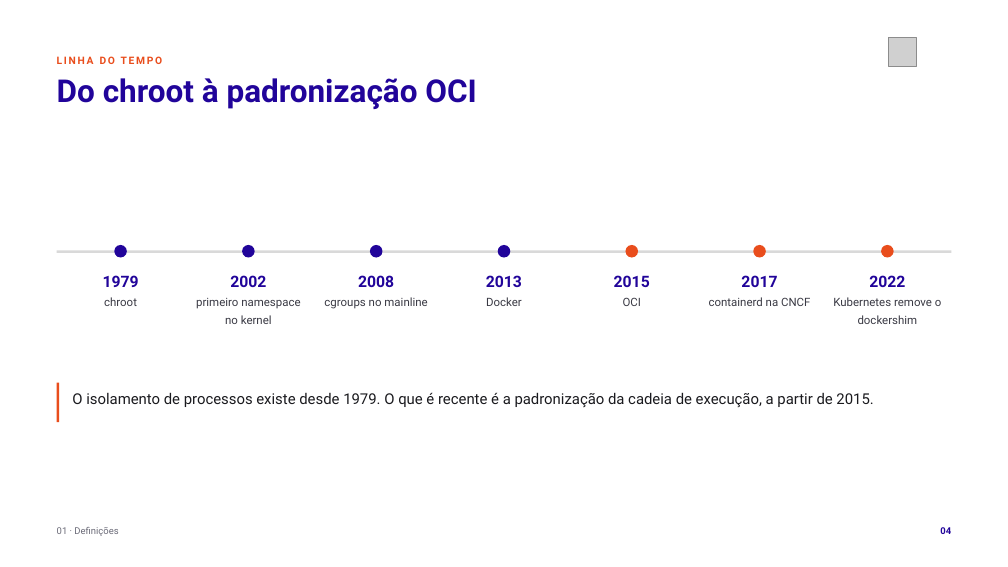
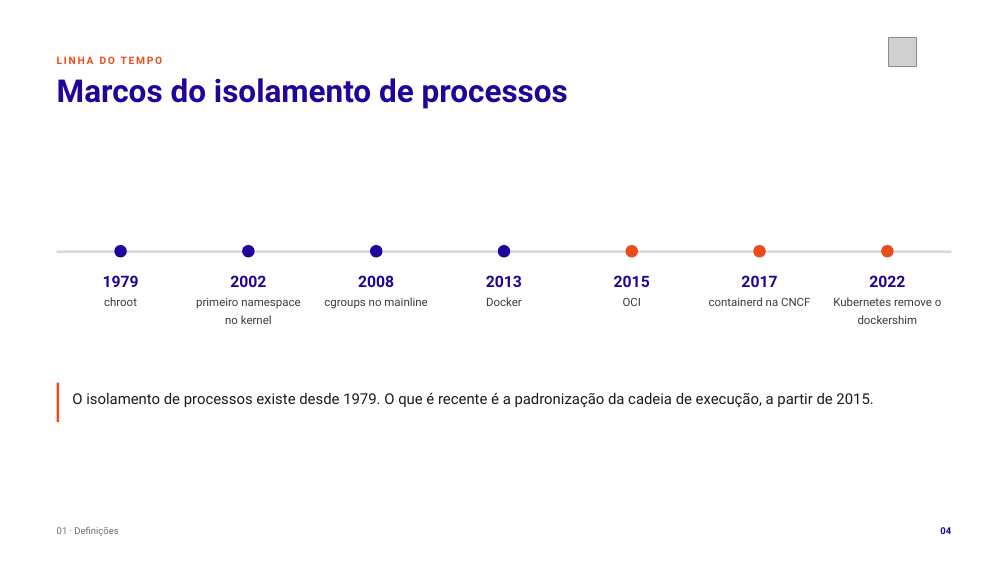
Before and after one commit to tcpassos/invite-app, a slide deck: slide 4 of trabalhos/T1-Docker-Invite-People.pptx. Drawn at 1008x567 pixels with LibreOffice and Linux fonts; fonts in the diff are those of the drawing; grey boxes stand for pictures. Boxes give left, top, right and bottom in pixels: in the first picture for what was removed or moved away, otherwise in the second. Text is boxed around its words. In the diff, an @@ line names an element or a change of style, - is before the commit and + after.

```diff
--- a/trabalhos/T1-Docker-Invite-People.pptx
+++ b/trabalhos/T1-Docker-Invite-People.pptx
@@ text at [57,78,568,109]: text changed @@
-Do chroot à padronização OCI
+Marcos do isolamento de processos
```
Also in this commit, not shown: 7 other slides changed, 11 other files.
